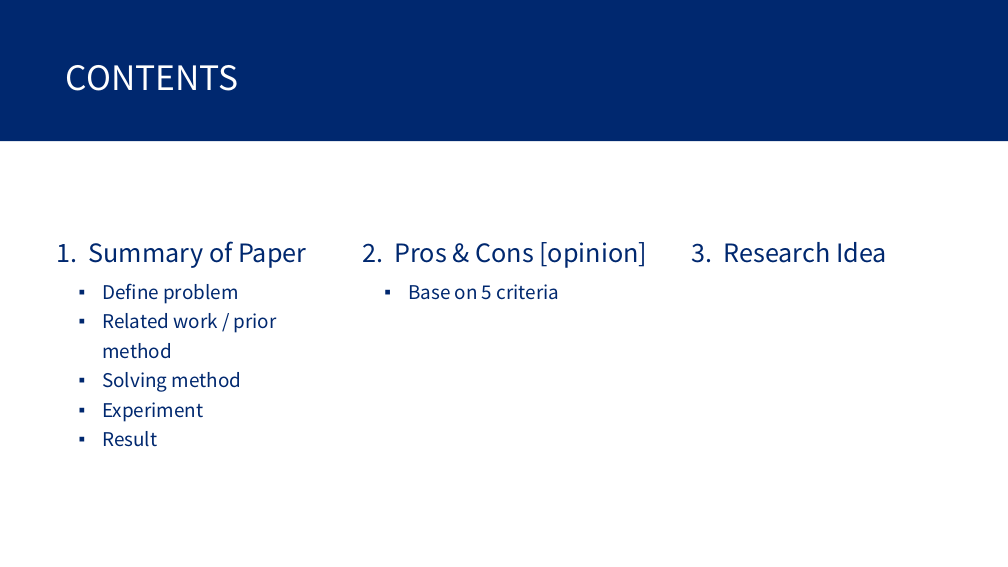
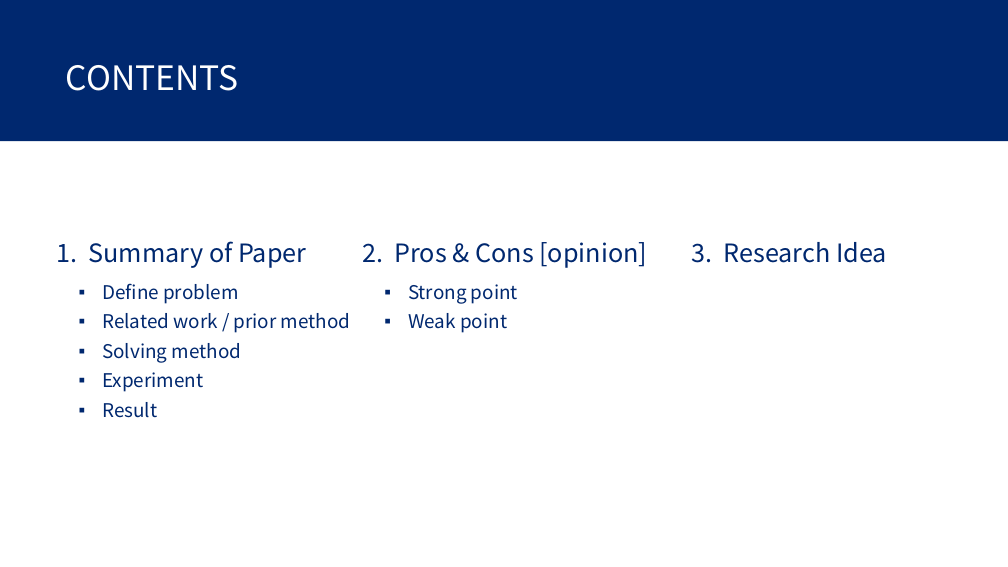
Before and after one commit to gusrn0505/TIL, a slide deck: slide 2 of [PPTPLUG]PP-151/RecSys 발표 자료 준비.pptx. Drawn at 1008x567 pixels with LibreOffice and Linux fonts; fonts in the diff are those of the drawing. Boxes give left, top, right and bottom in pixels: in the first picture for what was removed or moved away, otherwise in the second. Text is boxed around its words. In the diff, an @@ line names an element or a change of style, - is before the commit and + after.

```diff
--- a/[PPTPLUG]PP-151/RecSys 발표 자료 준비.pptx
+++ b/[PPTPLUG]PP-151/RecSys 발표 자료 준비.pptx
@@ text "Define problem" rewrapped from [102, 283, 277, 422] to [102, 283, 350, 418] @@
@@ text at [408, 284, 518, 333]: text changed @@
-▪ Base on 5 criteria
+▪ Strong point
+▪ Weak point
```
Also in this commit, not shown: 11 other slides changed, 9 slides added, 16 slides removed.
